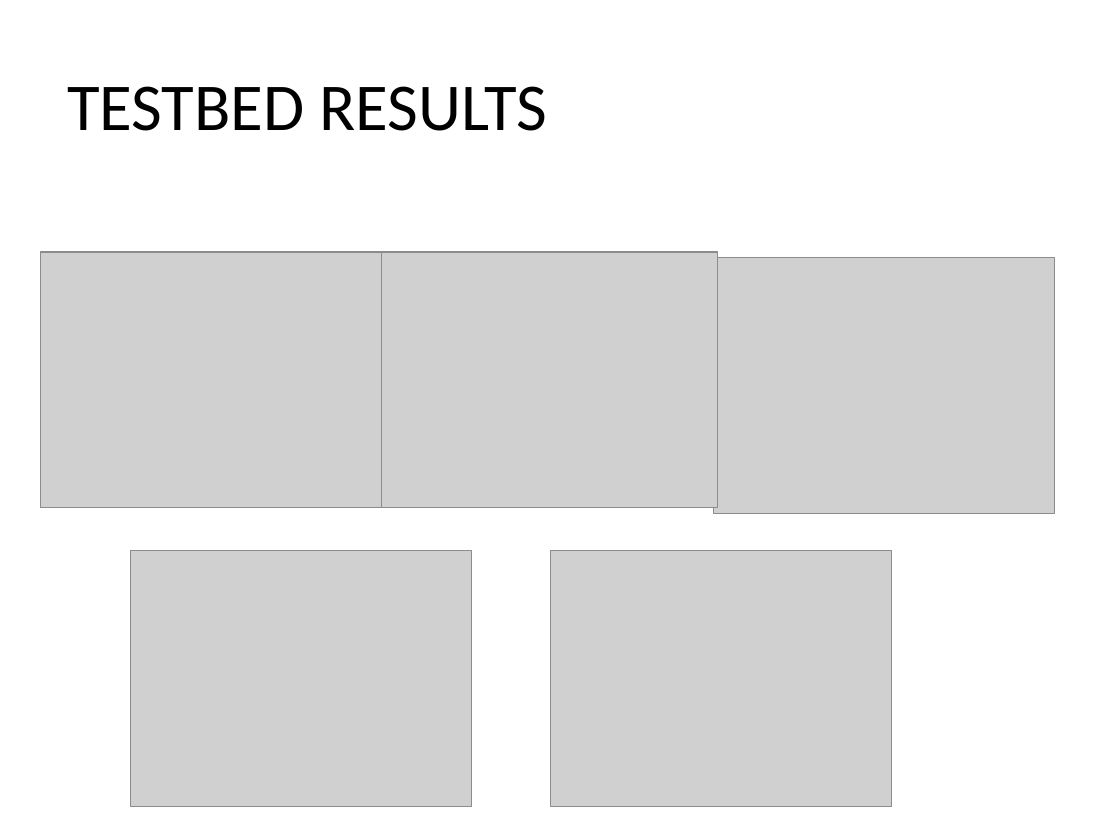
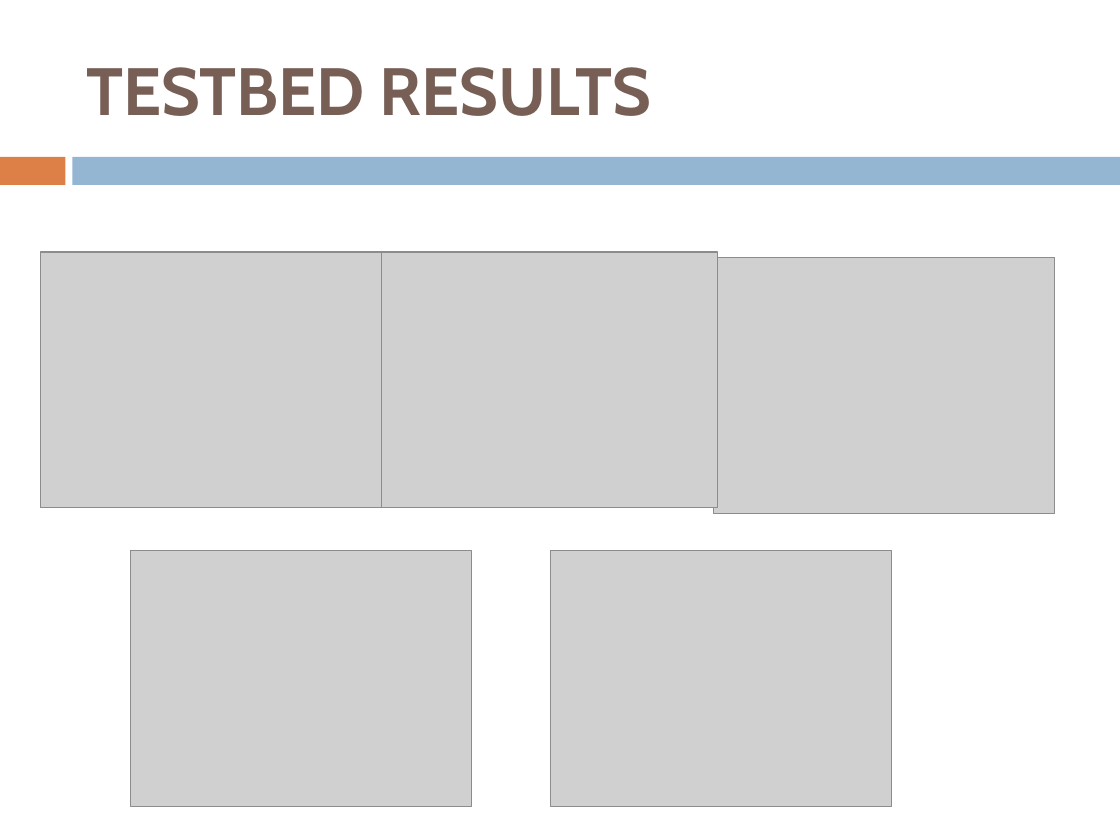
Before and after one commit to SergioAlmendros/A-bottom-up-sensor-testbed, a slide deck: slide 10 of Presentation/presentation.pptx. Drawn at 1120x840 pixels with LibreOffice and Linux fonts; fonts in the diff are those of the drawing; grey boxes stand for pictures. Boxes give left, top, right and bottom in pixels: in the first picture for what was removed or moved away, otherwise in the second. Text is boxed around its words. In the diff, an @@ line names an element or a change of style, - is before the commit and + after.

```diff
--- a/Presentation/presentation.pptx
+++ b/Presentation/presentation.pptx
@@ title "TESTBED RESULTS": place and size @@
-title "TESTBED RESULTS" at [67, 86, 548, 131]
+title "TESTBED RESULTS" at [86, 67, 652, 116]
@@ title "TESTBED RESULTS" at [86, 67, 652, 116]: font Calibri to Cabin, text colour #000000 to #775F55, bold on @@
@@ rectangle added at [0, 157, 65, 185], fill #DD8047 @@
@@ rectangle added at [73, 157, 1120, 185], fill #94B6D2 @@
```
Also in this commit, not shown: 6 other slides changed, 6 slides added, 5 slides removed, 1 other file.
